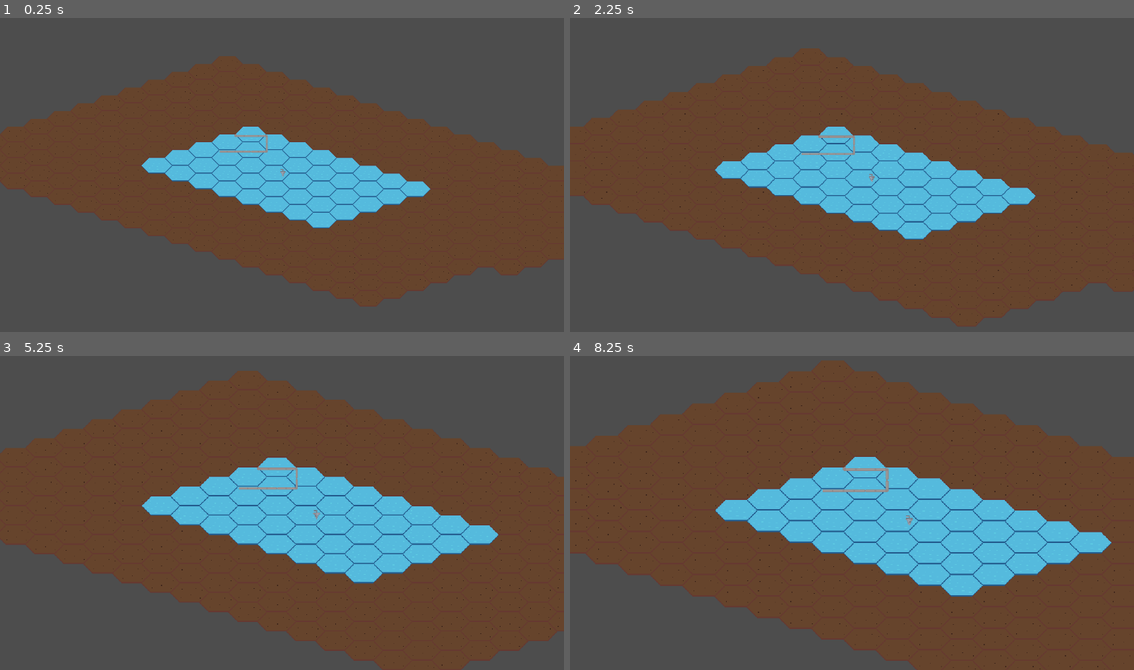
Above: before the commit, frames 1-4 (two rows, left to right).
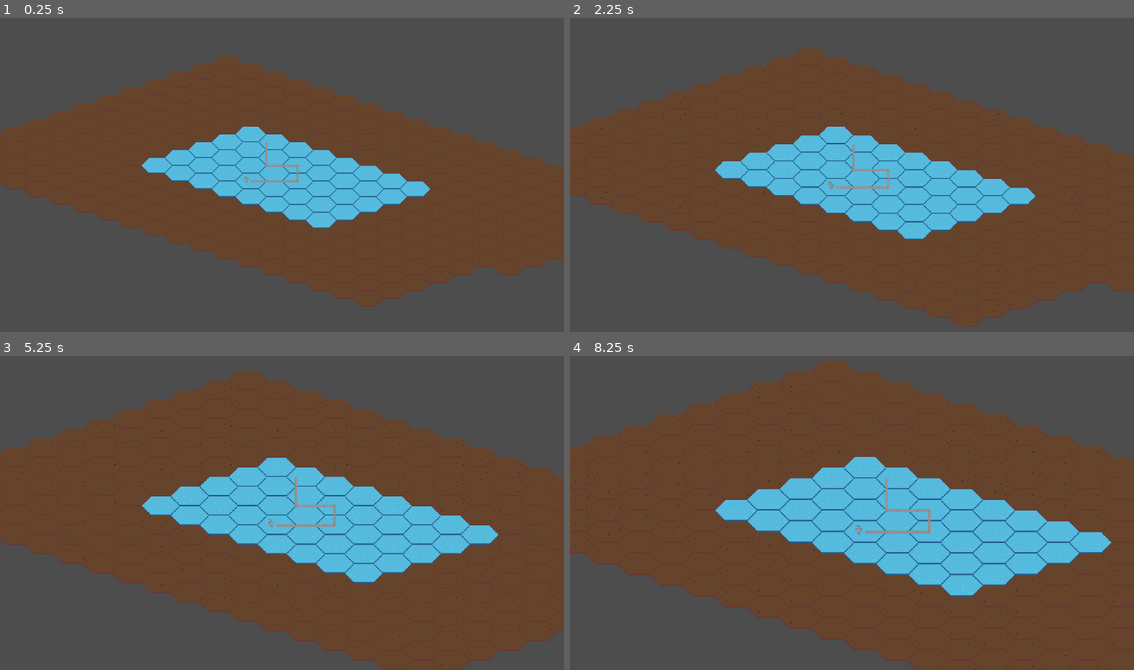
Above: after the commit, the same moments.

Repository: binarydigitz01/worldwarw_final
Game: Godot game, scene res://scenes/game/game_scene.tscn
Two runs of this game, one before a commit and one after it. Both use one fixed random seed, a clock stepped at 60 frames per second and the inputs below. This scene is started directly instead of the project's main scene.
Inputs (mouse positions are in pixels of both pictures, inside the frame that each line leads up to):
- Up to frame 1 (0.25 s): no input
- Up to frame 2 (2.25 s): tap Enter at 0.5, 2 s; move the mouse to (823, 237) at 0.52 s; hold I (multi_swipe_up) 0.53-1.25 s; hold Middle mouse button (multi_touch) 0.53-1.25 s; click (823, 237) at 0.67 s; tap Space at 1.25 s; drag from (1021, 222) to (823, 237) at 1.27 s; move the mouse to (682, 124) at 2.02 s; hold M (multi_swipe_down_left) from 2.03 s (still down); hold Mouse wheel up (pinch_outward) from 2.03 s (still down)
- Up to frame 3 (5.25 s): release M (multi_swipe_down_left) at 2.75 s; release Mouse wheel up (pinch_outward) at 2.75 s; tap Space at 2.75, 4.25 s; drag from (310, 513) to (112, 462) at 2.77 s; tap Enter at 3.5 s; move the mouse to (197, 431) at 3.52 s; hold , (multi_swipe_down) 3.53-4.25 s; hold Middle mouse button (multi_touch) 3.53-4.25 s; drag from (406, 497) to (197, 431) at 4.27 s; move the mouse to (169, 528) at 5.02 s; hold I (multi_swipe_up) from 5.03 s (still down); hold Mouse wheel up (pinch_outward) from 5.03 s (still down); click (169, 528) at 5.17 s
- Up to frame 4 (8.25 s): release I (multi_swipe_up) at 5.75 s; release Mouse wheel up (pinch_outward) at 5.75 s; drag from (908, 440) to (739, 528) at 5.77 s; move the mouse to (823, 575) at 6.52 s; hold . (multi_swipe_down_right) 6.53-7.25 s; hold Middle mouse button (multi_touch) 6.53-7.25 s; drag from (1021, 560) to (823, 575) at 7.27 s; move the mouse to (682, 462) at 8.02 s; hold , (multi_swipe_down) from 8.03 s (still down); hold Mouse wheel up (pinch_outward) from 8.03 s (still down)

The runs differ from the first frame. In frame 1, 0.3% of the frame differs, in the area x 38-53%, y 36-53%; in frame 2, 0.3%; in frame 3, 0.4%; in frame 4, 0.5%, in the area x 44-64%, y 35-58%.

Commit message:
Added half working pipe

Diff:
--- a/project.godot
+++ b/project.godot
@@ -18,6 +18,13 @@
 [autoload]
 
 InputManager="*res://plugins/GDTIM/InputManager.gd"
+Global="*res://scenes/Global.gd"
+
+[global_group]
+
+buildings_layer=""
+tilemap=""
+water=""
 
 [rendering]
 
--- /dev/null
+++ b/scenes/Global.gd
@@ -0,0 +1,3 @@
+extends Node
+
+var water_array = []
--- a/scenes/equipment/WaterDrill.tscn
+++ b/scenes/equipment/WaterDrill.tscn
@@ -48,6 +48,7 @@
 
 [node name="Timer" type="Timer" parent="."]
 wait_time = 0.2
+one_shot = true
 autostart = true
 
 [connection signal="timeout" from="Timer" to="." method="_on_timer_timeout"]
--- a/scenes/equipment/water_drill.gd
+++ b/scenes/equipment/water_drill.gd
@@ -7,13 +7,12 @@
 @export var RATE = 10
 
 func _ready() -> void:
-	map = get_tree().get_nodes_in_group("tilemap")[0] as TileMapLayer
+	map = get_tree().get_nodes_in_group("buildings_layer")[0] as TileMapLayer
 	map_coords = map.local_to_map(global_position - map.global_position)
+	print("Drill Coords: ", map_coords)
 	sprite.play("default")
 	var neighbours = map.get_surrounding_cells(map_coords)
-	print(neighbours)
-
-
 
 func _on_timer_timeout() -> void:
-	var water = Water.new(RATE, Vector2i(1,2))
+	var water = Water.new(RATE, map_coords)
+	print("water created: ", water.travelled)
--- a/scenes/game/game_scene.tscn
+++ b/scenes/game/game_scene.tscn
@@ -2,17 +2,16 @@
 
 [ext_resource type="PackedScene" uid="uid://d3yk6jk7yc8qy" path="res://plugins/gesture_camera/GCC2D.tscn" id="1_5l45t"]
 [ext_resource type="PackedScene" uid="uid://g8bfiaqjj4u2" path="res://scenes/map/ProcederalMap.tscn" id="1_ibhwn"]
-[ext_resource type="PackedScene" uid="uid://bx8afk3vnki0n" path="res://scenes/map/Buildings.tscn" id="2_qktpy"]
-[ext_resource type="PackedScene" uid="uid://dqr4qnokonuh7" path="res://scenes/Equipment/WaterDrill.tscn" id="3_jum0b"]
+[ext_resource type="PackedScene" uid="uid://bx8afk3vnki0n" path="res://scenes/map/PipeLayer.tscn" id="2_qktpy"]
+[ext_resource type="PackedScene" uid="uid://dqr4qnokonuh7" path="res://scenes/equipment/WaterDrill.tscn" id="4_7s6c4"]
 
 [node name="GameScene" type="Node2D"]
 
 [node name="GroundLayer" parent="." instance=ExtResource("1_ibhwn")]
 
-[node name="BuildingsLayer" parent="." instance=ExtResource("2_qktpy")]
-position = Vector2(-62.9825, -61.4784)
+[node name="PipeLayer" parent="." instance=ExtResource("2_qktpy")]
 
 [node name="GCC2D" parent="." instance=ExtResource("1_5l45t")]
 
-[node name="WaterDrill" parent="." instance=ExtResource("3_jum0b")]
-position = Vector2(2, -1)
+[node name="WaterDrill" parent="." instance=ExtResource("4_7s6c4")]
+position = Vector2(-73, 14)
--- /dev/null
+++ b/scenes/map/PipeLayer.gd
@@ -0,0 +1,16 @@
+extends TileMapLayer
+
+func _on_water_timer_timeout() -> void:
+	var water_nodes = Global.water_array
+	for water in water_nodes:
+		water = water as Water
+		var current_coords = water.travelled[-1]
+		print("Water coords: ", current_coords)
+		var surrounding_cells = get_surrounding_cells(current_coords)
+		print("su", surrounding_cells)
+		for sc in surrounding_cells:
+			var atlas_coords = get_cell_atlas_coords(sc)
+			if atlas_coords.y == 0 and sc not in water.travelled:
+				water.travelled.append(sc)
+				print(water.travelled)
+				break
--- a/scenes/map/Buildings.tscn
+++ b/scenes/map/PipeLayer.tscn
@@ -1,7 +1,7 @@
 [gd_scene load_steps=5 format=3 uid="uid://bx8afk3vnki0n"]
 
 [ext_resource type="Texture2D" uid="uid://bos58vrwk01an" path="res://assets/equipment/pipes_final_sprite.png" id="1_medaq"]
-[ext_resource type="Script" path="res://scenes/map/buildings.gd" id="2_nl5os"]
+[ext_resource type="Script" path="res://scenes/map/PipeLayer.gd" id="2_nl5os"]
 
 [sub_resource type="TileSetAtlasSource" id="TileSetAtlasSource_5xnrd"]
 texture = ExtResource("1_medaq")
@@ -29,12 +29,13 @@
 tile_size = Vector2i(64, 32)
 sources/2 = SubResource("TileSetAtlasSource_5xnrd")
 
-[node name="BuildingsLayer" type="TileMapLayer" groups=["buildings_layer"]]
+[node name="PipeLayer" type="TileMapLayer" groups=["buildings_layer"]]
 tile_map_data = PackedByteArray(0, 0, 255, 255, 0, 0, 2, 0, 11, 0, 0, 0, 0, 0, 0, 0, 0, 0, 2, 0, 13, 0, 0, 0, 0, 0, 0, 0, 255, 255, 2, 0, 15, 0, 0, 0, 0, 0, 255, 255, 255, 255, 2, 0, 12, 0, 0, 0, 0, 0, 255, 255, 254, 255, 2, 0, 5, 0, 0, 0, 0, 0)
 tile_set = SubResource("TileSet_rv45c")
 script = ExtResource("2_nl5os")
 
 [node name="WaterTimer" type="Timer" parent="."]
 wait_time = 0.2
+autostart = true
 
 [connection signal="timeout" from="WaterTimer" to="." method="_on_water_timer_timeout"]
--- a/scenes/map/buildings.gd
+++ /dev/null
@@ -1,8 +0,0 @@
-extends TileMapLayer
-
-
-func _on_water_timer_timeout() -> void:
-	var water_nodes = get_tree().get_nodes_in_group("water")
-	for water in water_nodes:
-		water = water as Water
-		var current_coords = water.travelled[-1]
--- a/scenes/water/water.gd
+++ b/scenes/water/water.gd
@@ -3,6 +3,7 @@
 var travelled = []
 var quantity
 func _init(q, pos: Vector2i):
-	add_to_group("water")
+	Global.water_array.append(self)
+	print("Group: ", get_groups())
 	quantity=q
 	travelled.append(pos)
Not shown: 2 places in scenes/equipment/WaterDrill.tscn that only renumber resources
